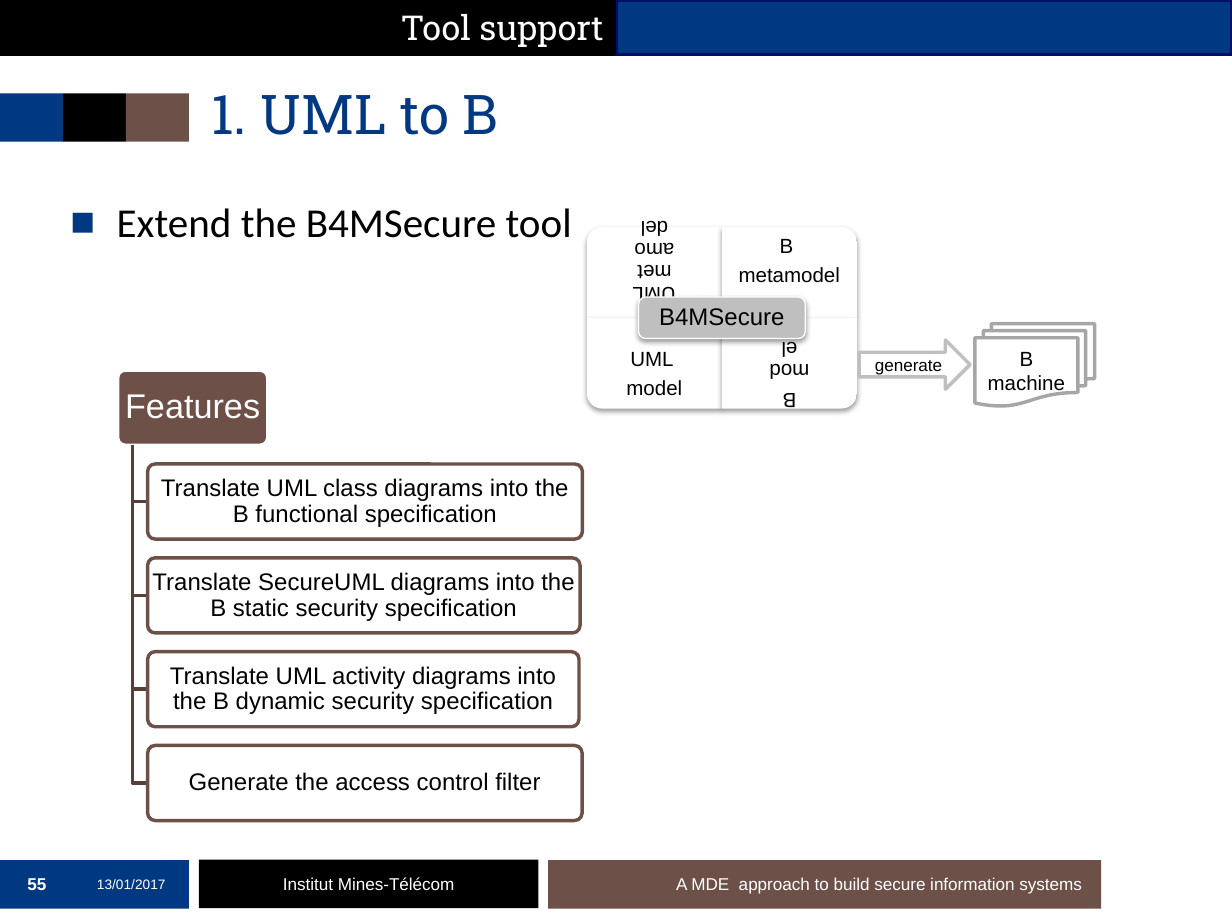
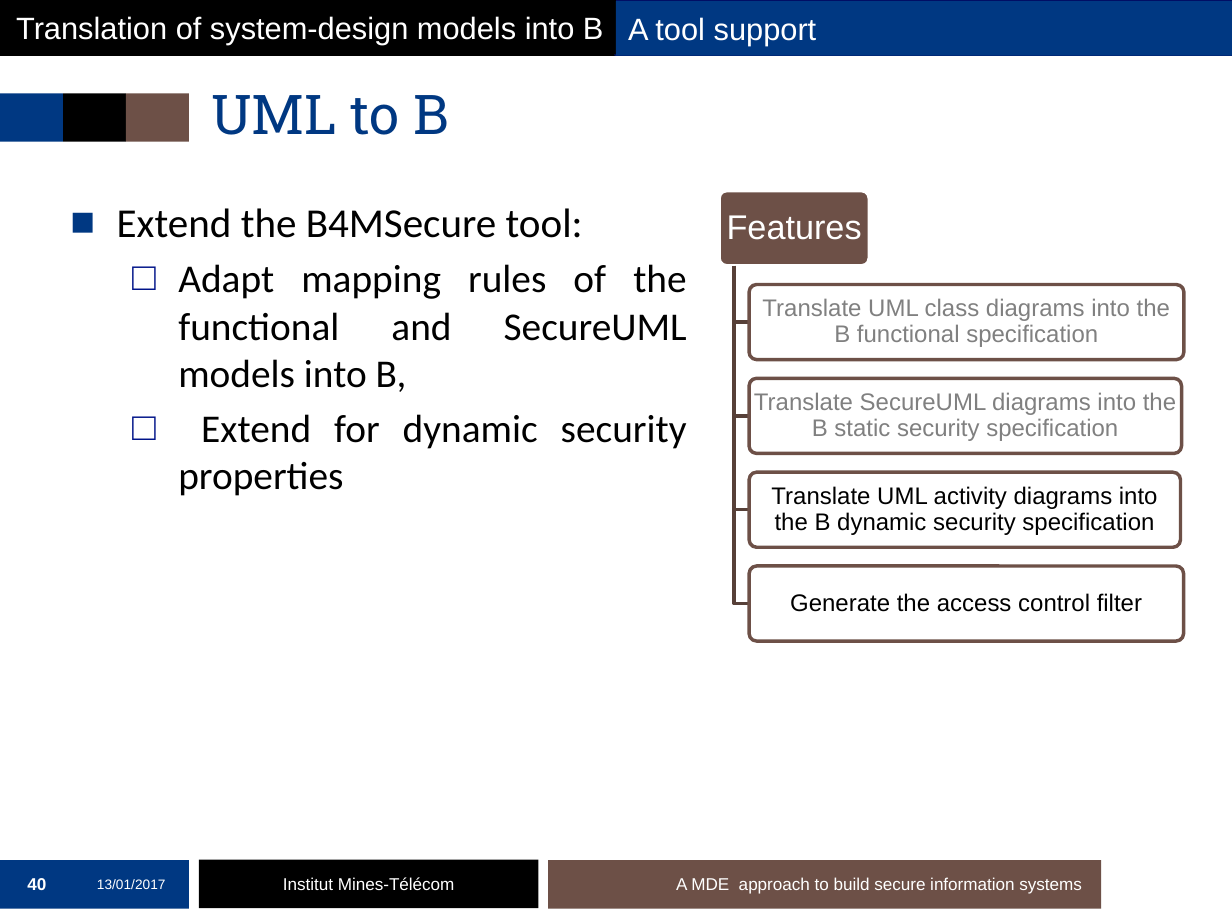
Before and after one commit to mai-ng/phdDefense, a slide deck: slide 40 of slides/presentation-defense.pptx (slide 55 before the commit). Drawn at 1232x924 pixels with LibreOffice and Linux fonts; fonts in the diff are those of the drawing; background and template pictures are left out. Boxes give left, top, right and bottom in pixels: in the first picture for what was removed or moved away, otherwise in the second. Text is boxed around its words. In the diff, an @@ line names an element or a change of style, - is before the commit and + after.

```diff
--- a/slides/presentation-defense.pptx
+++ b/slides/presentation-defense.pptx
@@ rectangle added at bbox=[1, 0, 616, 54], fill #000000, 18 pt, text #FFFFFF @@
+Translation of system-design models into B
@@ rectangle "A tool support": place and size @@
-rectangle "A tool support" at bbox=[0, 0, 616, 54]
+rectangle "A tool support" at bbox=[616, 1, 1232, 55]
@@ rectangle "A tool support" at bbox=[616, 1, 1232, 55]: fill #000000 to #003882 @@
@@ text in rectangle at bbox=[628, 17, 817, 46]: text changed; size 20 to 18 pt; font Roboto Slab to Arial @@
-Tool support
+A tool support
@@ title at bbox=[211, 95, 449, 135]: text changed @@
-1. UML to B
+UML to B
@@ text at bbox=[117, 208, 687, 496]: text changed; size 24 to 23 pt @@
-■ Extend the B4MSecure tool
+■ Extend the B4MSecure tool:
+  □ Adapt mapping rules of the functional and SecureUML models into B,
+  □ Extend for dynamic security properties
@@ 5 texts, 5 rounded rectangles, 4 freeform shapes: place and size @@
-5 texts, 5 rounded rectangles, 4 freeform shapes at bbox=[117, 370, 583, 821]
+5 texts, 5 rounded rectangles, 4 freeform shapes at bbox=[719, 191, 1184, 641]
@@ text "Translate UML class diagrams into ..." at bbox=[762, 298, 1170, 347]: text colour #000000 to #808080 @@
@@ group removed at bbox=[586, 227, 857, 409]: 5 texts, 4 round rects, 1 rounded rectangle @@
-UML metamodel
-B
-metamodel
-UML
-model
-B
-model
-B4MSecure
@@ flow chart multidocument removed at bbox=[975, 324, 1094, 407] @@
-B machine
@@ right arrow removed at bbox=[859, 340, 970, 389] @@
-generate
@@ text "Translate SecureUML diagrams into the ..." at bbox=[754, 392, 1176, 441]: text colour #000000 to #808080 @@
@@ page number at bbox=[27, 878, 46, 890]: text changed @@
-55
+40
```
Also in this commit, not shown: 28 other slides changed, 5 slides added, 1 slide removed.
